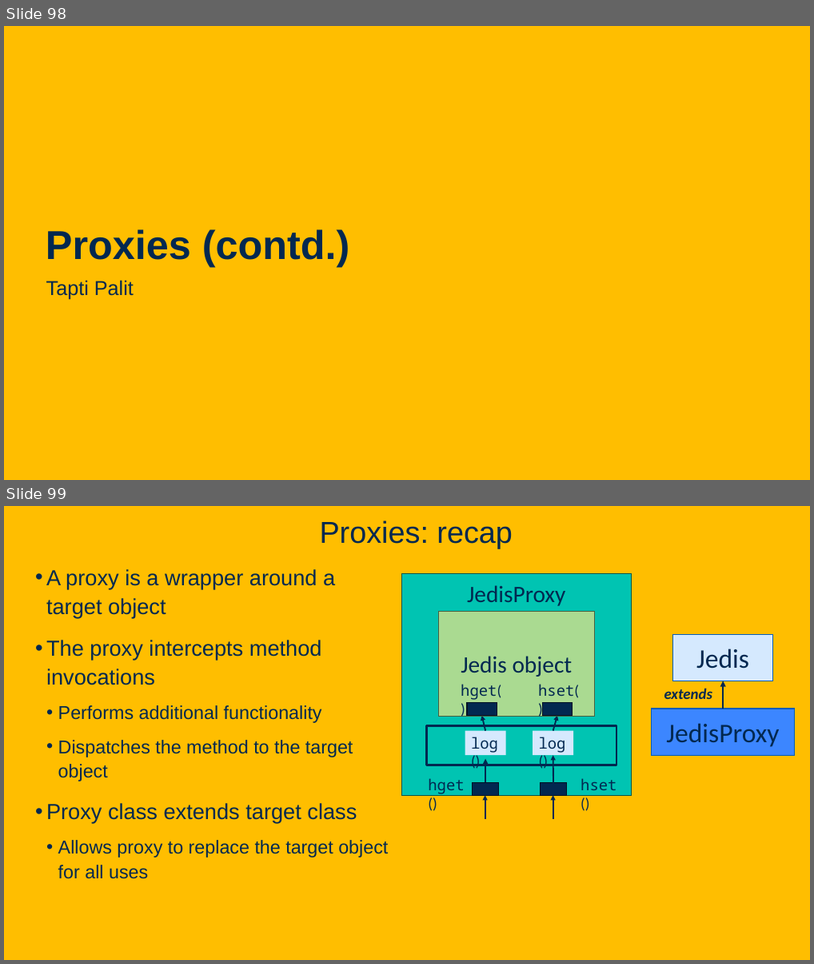
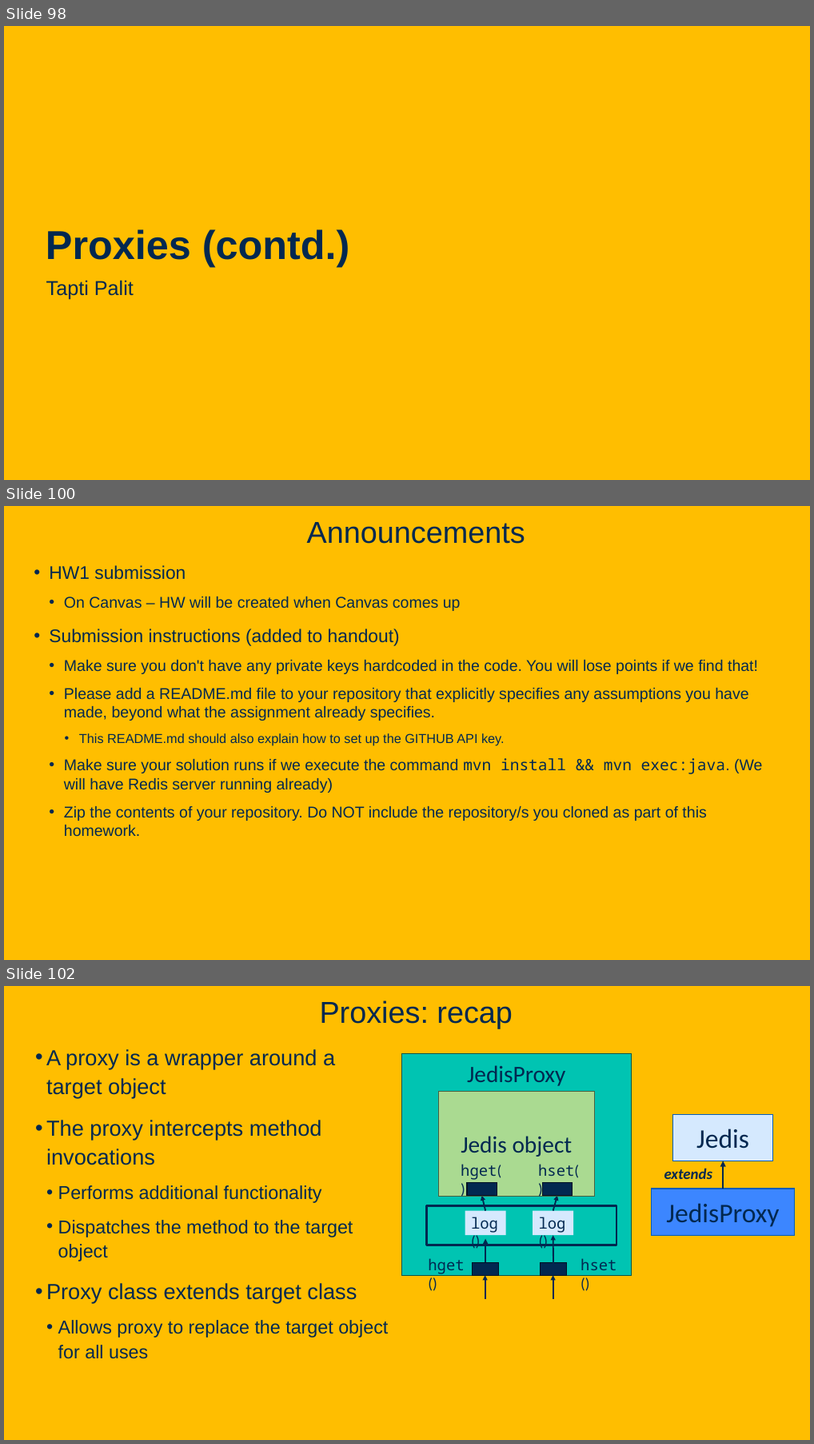
Before and after one commit to davsec-teaching/ecs160-f25, a slide deck: slides/5_annotations_and_reflection.pptx. Shown one above the other, each under a label of ours: slides 98 and 99 before the commit, slides 98, 100 and 102 after it; the slides between them are not shown. The pictures are 814x964 and 814x1444 pixels, drawn with LibreOffice and Linux fonts; fonts in the diff are those of the drawing; background and template pictures are left out. Boxes give left, top, right and bottom in pixels: in the first picture for what was removed or moved away, otherwise in the second. Text is boxed around its words. In the diff, an @@ line names an element or a change of style, - is before the commit and + after.

```diff
--- a/slides/5_annotations_and_reflection.pptx
+++ b/slides/5_annotations_and_reflection.pptx
@@ slide 100 added at (x1=4, y1=506, x2=810, y2=960), background picture (left out) @@
@@ title added at (x1=307, y1=522, x2=526, y2=544), 36 pt, text #022850 @@
+Announcements
@@ text added at (x1=49, y1=565, x2=762, y2=836), 18.6 pt, text #022850 @@
+• HW1 submission
+  • On Canvas – HW will be created when Canvas comes up
+• Submission instructions (added to handout)
+  • Make sure you don't have any private keys hardcoded in the code. You will lose points if we find that!
+  • Please add a README.md file to your repository that explicitly specifies any assumptions you have made, beyond what the assignment already specifies.
+    • This README.md should also explain how to set up the GITHUB API key.
+  • Make sure your solution runs if we execute the command mvn install && mvn exec:java. (We will have Redis server running already)
+  • Zip the contents of your repository. Do NOT include the repository/s you cloned as part of this homework.
@@ what was slide 99 is now slide 102 @@
```
Also in this commit, not shown: 7 slides changed, 11 other slides added, 1 slide removed, 1 other file.
